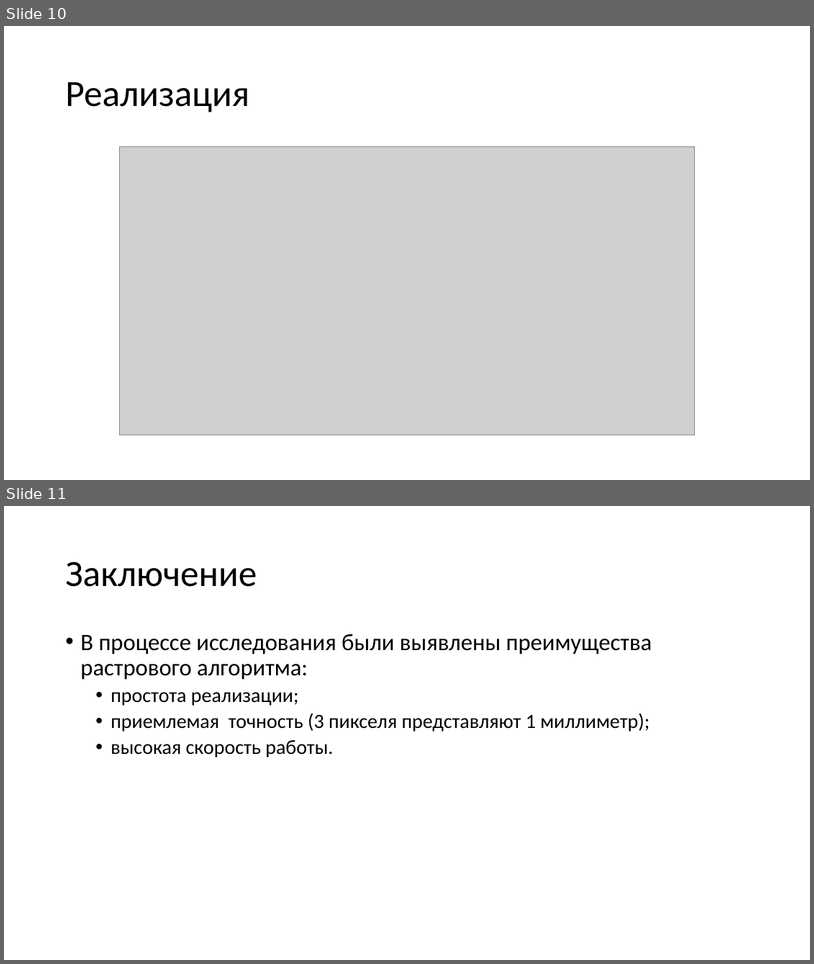
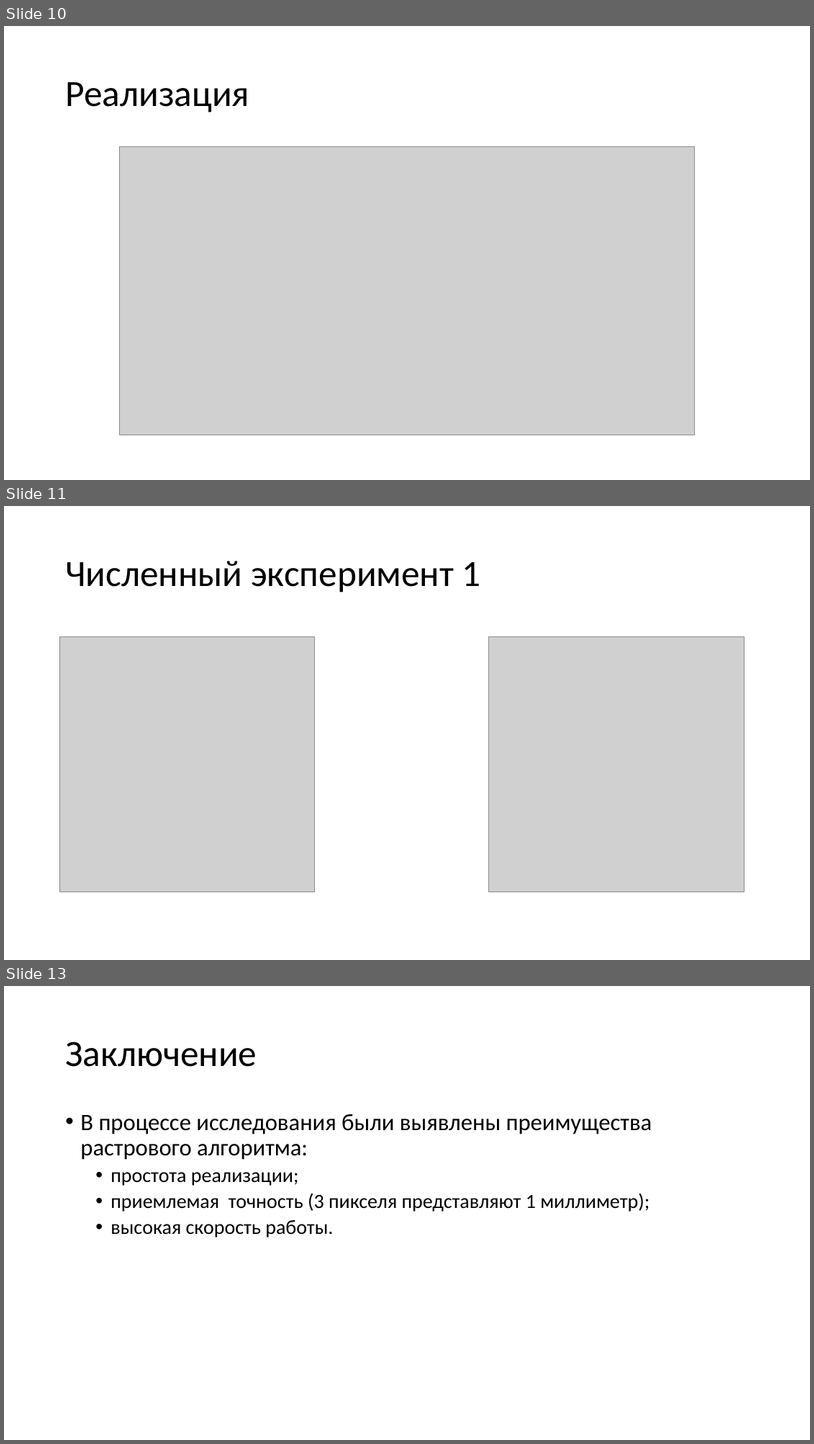
Before and after one commit to muller95/nesting_diplom, a slide deck: презентация.pptx. Shown one above the other, each under a label of ours: slides 10 and 11 before the commit, slides 10, 11 and 13 after it; the slides between them are not shown. The pictures are 814x964 and 814x1444 pixels, drawn with LibreOffice and Linux fonts; fonts in the diff are those of the drawing; grey boxes stand for pictures. Boxes give left, top, right and bottom in pixels: in the first picture for what was removed or moved away, otherwise in the second. Text is boxed around its words. In the diff, an @@ line names an element or a change of style, - is before the commit and + after.

```diff
--- a/презентация.pptx
+++ b/презентация.pptx
@@ slide 11 added at (x1=4, y1=506, x2=810, y2=960), background #FFFFFF @@
@@ title added at (x1=65, y1=561, x2=481, y2=592), 44 pt, text #000000 @@
+Численный эксперимент 1
@@ picture added at (x1=59, y1=636, x2=315, y2=892) @@
@@ picture added at (x1=489, y1=636, x2=744, y2=892) @@
@@ what was slide 11 is now slide 13 @@
```
Also in this commit, not shown: 2 slides changed, 1 other slide added, 1 other file.
